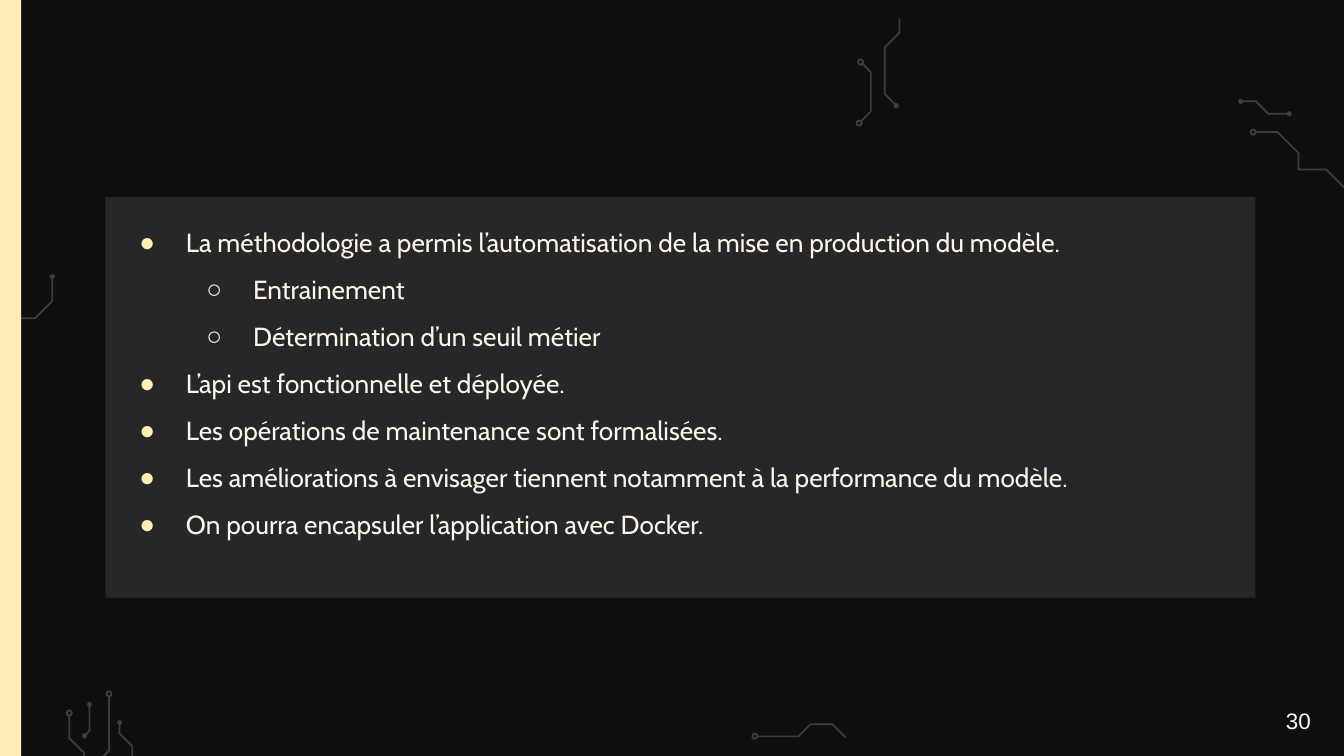
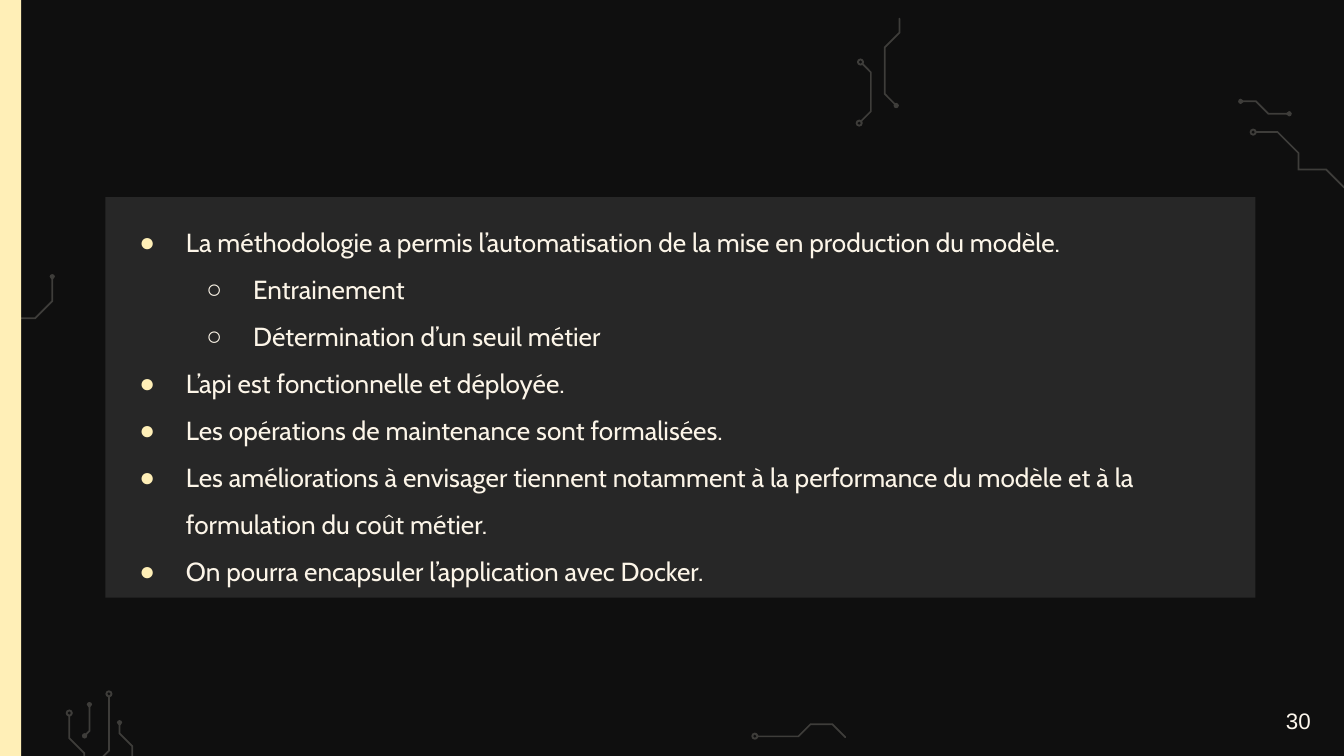
Before and after one commit to webew/api-oc-projet7, a slide deck: slide 30 of Fillion_Bertrand_6_presentation_022026.pptx. Drawn at 1344x756 pixels with LibreOffice and Linux fonts; fonts in the diff are those of the drawing; background and template pictures are left out. Boxes give left, top, right and bottom in pixels: in the first picture for what was removed or moved away, otherwise in the second. Text is boxed around its words. In the diff, an @@ line names an element or a change of style, - is before the commit and + after.

```diff
--- a/Fillion_Bertrand_6_presentation_022026.pptx
+++ b/Fillion_Bertrand_6_presentation_022026.pptx
@@ subtitle at [186,467,1134,535]: text changed @@
-● Les améliorations à envisager tiennent notamment à la performance du modèle.
+● Les améliorations à envisager tiennent notamment à la performance du modèle et à la formulation du coût métier.
```
Also in this commit, not shown: 1 other file.
